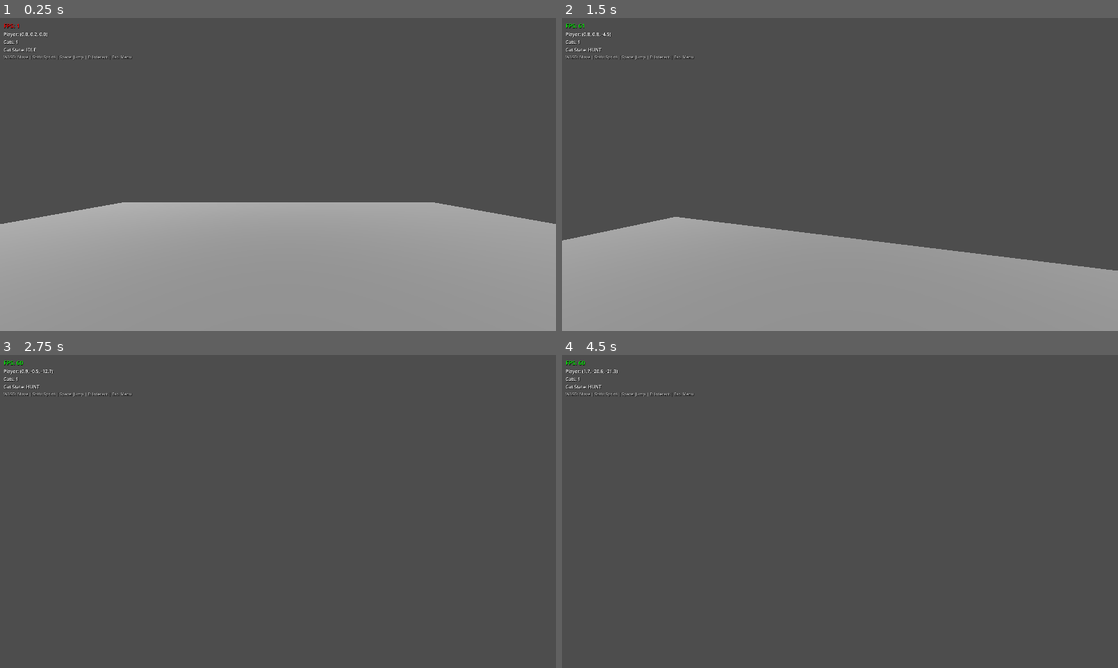
Above: before the commit, frames 1-4 (two rows, left to right).
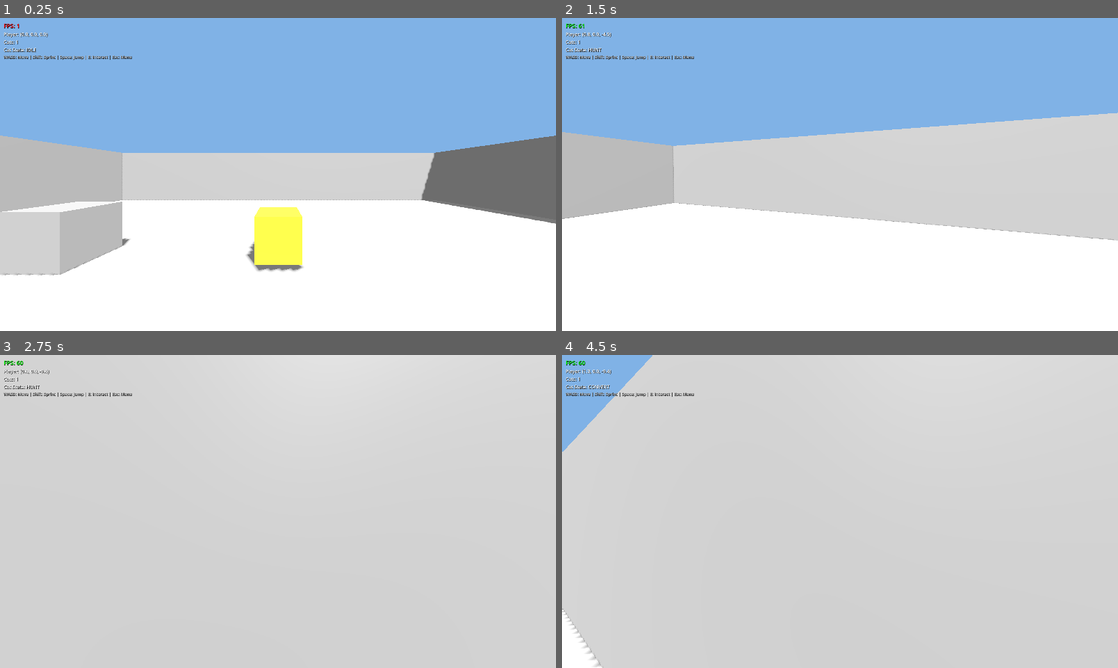
Above: after the commit, the same moments.

Repository: thisisformuchfun/Catpocalypse
Game: Godot game, scene res://scenes/test_level.tscn
The game is run twice, just before and just after one commit, with the same random seed, the same clock (stepped at 60 frames per second) and the same inputs.
Inputs (mouse positions are in pixels of both pictures, inside the frame that each line leads up to):
- Up to frame 1 (0.25 s): no input
- Up to frame 2 (1.5 s): move the mouse to (867, 174) at 0.52 s; hold W (move_forward) from 0.53 s (still down); tap E (interact) at 0.6, 1.35 s; tap Space (jump) at 0.77 s; move the mouse to (812, 174) at 1.27 s
- Up to frame 3 (2.75 s): keep holding W (move_forward); tap Space (jump) at 1.52 s; move the mouse to (289, 505) at 2.02 s; hold Shift (sprint) from 2.03 s (still down); tap E (interact) at 2.3 s
- Up to frame 4 (4.5 s): keep holding W (move_forward); tap Enter at 2.75 s; move the mouse to (834, 517) at 2.77 s; release Shift (sprint) at 2.78 s; tap E (interact) at 2.85, 3.6 s; tap Space (jump) at 3.02, 3.5, 3.77 s; move the mouse to (878, 514) at 3.52 s; move the mouse to (795, 508) at 4.27 s; tap Shift (sprint) at 4.35 s

The runs differ from the first frame. In frame 1, 98% of the frame differs, in the area x 0-100%, y 0-100%; in frame 2, 100%; in frame 3, 100%; in frame 4, 100%.

Commit message:
fix: correct mesh rendering and improve physics feel
## Mesh Rendering Fixes

**Problem:** Walls and props were not rendering in test level
- Meshes and collision shapes were incorrectly structured as child nodes
- Should be assigned as SubResource properties instead

**Solution:**
- Created proper SubResource definitions for all meshes and shapes
- Walls now use BoxMesh SubResources assigned to mesh property
- Changed prop boxes to CSGBox3D for simpler collision setup
- Added golden material to interactable box for better visibility

**Files Changed:**
- scenes/test_level.tscn:
  - Added SubResources: BoxMesh_wall, BoxMesh_wall_side, BoxMesh_interactable
  - Added SubResources: BoxShape3D_wall, BoxShape3D_wall_side, BoxShape3D_interactable
  - Properly assigned meshes to MeshInstance3D nodes
  - Properly assigned shapes to CollisionShape3D nodes
  - Changed Box1, Box2, Box3 from StaticBody3D to CSGBox3D (auto-collision)
  - Added StandardMaterial3D for interactable box (golden color)

## Physics Improvements

**Problem:** Gravity felt too slow (9.8 m/s²)
- Jump arcs were floaty
- Didn't feel responsive for fast-paced gameplay

**Solution:**
- Increased gravity from 9.8 to 20.0 m/s²
- Provides snappier jump feel
- Better suits arcade-style FPS movement

**Files Changed:**
- project.godot:73 - Updated 3d/default_gravity to 20.0

## Documentation Updates

**Files Changed:**
- docs/TESTING.md - Added "Recent Fixes" section documenting these changes

## Testing Results

Before fixes:
- ❌ No walls visible
- ❌ No props visible
- ❌ Player could walk off platform
- ❌ Slow gravity feel

After fixes:
- ✅ All 4 walls rendering correctly
- ✅ All 3 prop boxes visible with collision
- ✅ Interactable box visible with golden color
- ✅ Faster, more responsive jump physics
- ✅ Player contained in arena

All test cases from TESTING.md should now pass.

Diff:
--- a/project.godot
+++ b/project.godot
@@ -70,7 +70,7 @@
 
 [physics]
 
-3d/default_gravity=9.8
+3d/default_gravity=20.0
 3d/default_linear_damp=0.1
 3d/default_angular_damp=0.1
 
--- a/scenes/test_level.tscn
+++ b/scenes/test_level.tscn
@@ -14,26 +14,48 @@
 [sub_resource type="StandardMaterial3D" id="StandardMaterial3D_floor"]
 albedo_color = Color(0.6, 0.6, 0.6, 1)
 
+[sub_resource type="BoxMesh" id="BoxMesh_wall"]
+size = Vector3(20, 3, 0.2)
+
+[sub_resource type="BoxShape3D" id="BoxShape3D_wall"]
+size = Vector3(20, 3, 0.2)
+
+[sub_resource type="BoxMesh" id="BoxMesh_wall_side"]
+size = Vector3(0.2, 3, 20)
+
+[sub_resource type="BoxShape3D" id="BoxShape3D_wall_side"]
+size = Vector3(0.2, 3, 20)
+
+[sub_resource type="BoxMesh" id="BoxMesh_interactable"]
+size = Vector3(0.8, 0.8, 0.8)
+
+[sub_resource type="BoxShape3D" id="BoxShape3D_interactable"]
+size = Vector3(0.8, 0.8, 0.8)
+
+[sub_resource type="StandardMaterial3D" id="StandardMaterial3D_interactable"]
+albedo_color = Color(1, 0.8, 0.2, 1)
+
 [sub_resource type="NavigationMesh" id="NavigationMesh_1"]
 vertices = PackedVector3Array(-10, 0.1, -10, -10, 0.1, 10, 10, 0.1, 10, 10, 0.1, -10)
 polygons = [PackedInt32Array(3, 2, 0), PackedInt32Array(0, 2, 1)]
 
-[node name="TestLevel" type="Node3D"]
-
-[node name="Environment" type="Node3D" parent="."]
-
-[node name="DirectionalLight3D" type="DirectionalLight3D" parent="Environment"]
-transform = Transform3D(0.866025, -0.433013, 0.25, 0, 0.5, 0.866025, -0.5, -0.75, 0.433013, 0, 10, 0)
-shadow_enabled = true
-
-[node name="WorldEnvironment" type="WorldEnvironment" parent="Environment"]
-
-[node name="Environment" type="Environment" parent="Environment/WorldEnvironment"]
+[sub_resource type="Environment" id="Environment_1"]
 background_mode = 1
 background_color = Color(0.5, 0.7, 0.9, 1)
 ambient_light_source = 2
 ambient_light_color = Color(0.8, 0.8, 0.8, 1)
 
+[node name="TestLevel" type="Node3D"]
+
+[node name="Environment" type="Node3D" parent="."]
+
+[node name="DirectionalLight3D" type="DirectionalLight3D" parent="Environment"]
+transform = Transform3D(0.866025, -0.433013, 0.25, 0, 0.5, 0.866025, -0.5, -0.75, 0.433013, 0, 10, 0)
+shadow_enabled = true
+
+[node name="WorldEnvironment" type="WorldEnvironment" parent="Environment"]
+environment = SubResource("Environment_1")
+
 [node name="NavigationRegion3D" type="NavigationRegion3D" parent="."]
 navigation_mesh = SubResource("NavigationMesh_1")
 
@@ -53,53 +75,37 @@
 transform = Transform3D(1, 0, 0, 0, 1, 0, 0, 0, 1, 0, 1.5, -10)
 
 [node name="MeshInstance3D" type="MeshInstance3D" parent="Walls/WallNorth"]
-
-[node name="BoxMesh" type="BoxMesh" parent="Walls/WallNorth/MeshInstance3D"]
-size = Vector3(20, 3, 0.2)
+mesh = SubResource("BoxMesh_wall")
 
 [node name="CollisionShape3D" type="CollisionShape3D" parent="Walls/WallNorth"]
-
-[node name="BoxShape3D" type="BoxShape3D" parent="Walls/WallNorth/CollisionShape3D"]
-size = Vector3(20, 3, 0.2)
+shape = SubResource("BoxShape3D_wall")
 
 [node name="WallSouth" type="StaticBody3D" parent="Walls"]
 transform = Transform3D(1, 0, 0, 0, 1, 0, 0, 0, 1, 0, 1.5, 10)
 
 [node name="MeshInstance3D" type="MeshInstance3D" parent="Walls/WallSouth"]
-
-[node name="BoxMesh" type="BoxMesh" parent="Walls/WallSouth/MeshInstance3D"]
-size = Vector3(20, 3, 0.2)
+mesh = SubResource("BoxMesh_wall")
 
 [node name="CollisionShape3D" type="CollisionShape3D" parent="Walls/WallSouth"]
-
-[node name="BoxShape3D" type="BoxShape3D" parent="Walls/WallSouth/CollisionShape3D"]
-size = Vector3(20, 3, 0.2)
+shape = SubResource("BoxShape3D_wall")
 
 [node name="WallEast" type="StaticBody3D" parent="Walls"]
 transform = Transform3D(1, 0, 0, 0, 1, 0, 0, 0, 1, 10, 1.5, 0)
 
 [node name="MeshInstance3D" type="MeshInstance3D" parent="Walls/WallEast"]
-
-[node name="BoxMesh" type="BoxMesh" parent="Walls/WallEast/MeshInstance3D"]
-size = Vector3(0.2, 3, 20)
+mesh = SubResource("BoxMesh_wall_side")
 
 [node name="CollisionShape3D" type="CollisionShape3D" parent="Walls/WallEast"]
-
-[node name="BoxShape3D" type="BoxShape3D" parent="Walls/WallEast/CollisionShape3D"]
-size = Vector3(0.2, 3, 20)
+shape = SubResource("BoxShape3D_wall_side")
 
 [node name="WallWest" type="StaticBody3D" parent="Walls"]
 transform = Transform3D(1, 0, 0, 0, 1, 0, 0, 0, 1, -10, 1.5, 0)
 
 [node name="MeshInstance3D" type="MeshInstance3D" parent="Walls/WallWest"]
-
-[node name="BoxMesh" type="BoxMesh" parent="Walls/WallWest/MeshInstance3D"]
-size = Vector3(0.2, 3, 20)
+mesh = SubResource("BoxMesh_wall_side")
 
 [node name="CollisionShape3D" type="CollisionShape3D" parent="Walls/WallWest"]
-
-[node name="BoxShape3D" type="BoxShape3D" parent="Walls/WallWest/CollisionShape3D"]
-size = Vector3(0.2, 3, 20)
+shape = SubResource("BoxShape3D_wall_side")
 
 [node name="Props" type="Node3D" parent="."]
 
@@ -110,52 +116,25 @@
 script = ExtResource("4_testbox")
 
 [node name="MeshInstance3D" type="MeshInstance3D" parent="Props/InteractableBox"]
-
-[node name="BoxMesh" type="BoxMesh" parent="Props/InteractableBox/MeshInstance3D"]
-size = Vector3(0.8, 0.8, 0.8)
+mesh = SubResource("BoxMesh_interactable")
+surface_material_override/0 = SubResource("StandardMaterial3D_interactable")
 
 [node name="CollisionShape3D" type="CollisionShape3D" parent="Props/InteractableBox"]
-
-[node name="BoxShape3D" type="BoxShape3D" parent="Props/InteractableBox/CollisionShape3D"]
-size = Vector3(0.8, 0.8, 0.8)
-
-[node name="Box1" type="StaticBody3D" parent="Props"]
+shape = SubResource("BoxShape3D_interactable")
+
+[node name="Box1" type="CSGBox3D" parent="Props"]
 transform = Transform3D(1, 0, 0, 0, 1, 0, 0, 0, 1, 3, 0.5, 3)
-
-[node name="MeshInstance3D" type="MeshInstance3D" parent="Props/Box1"]
-
-[node name="BoxMesh" type="BoxMesh" parent="Props/Box1/MeshInstance3D"]
+use_collision = true
 size = Vector3(1, 1, 1)
 
-[node name="CollisionShape3D" type="CollisionShape3D" parent="Props/Box1"]
-
-[node name="BoxShape3D" type="BoxShape3D" parent="Props/Box1/CollisionShape3D"]
+[node name="Box2" type="CSGBox3D" parent="Props"]
+transform = Transform3D(1, 0, 0, 0, 1, 0, 0, 0, 1, -4, 0.5, -3)
+use_collision = true
 size = Vector3(1, 1, 1)
 
-[node name="Box2" type="StaticBody3D" parent="Props"]
-transform = Transform3D(1, 0, 0, 0, 1, 0, 0, 0, 1, -4, 0.5, -3)
-
-[node name="MeshInstance3D" type="MeshInstance3D" parent="Props/Box2"]
-
-[node name="BoxMesh" type="BoxMesh" parent="Props/Box2/MeshInstance3D"]
-size = Vector3(1, 1, 1)
-
-[node name="CollisionShape3D" type="CollisionShape3D" parent="Props/Box2"]
-
-[node name="BoxShape3D" type="BoxShape3D" parent="Props/Box2/CollisionShape3D"]
-size = Vector3(1, 1, 1)
-
-[node name="Box3" type="StaticBody3D" parent="Props"]
+[node name="Box3" type="CSGBox3D" parent="Props"]
 transform = Transform3D(1, 0, 0, 0, 1, 0, 0, 0, 1, -5, 0.75, 5)
-
-[node name="MeshInstance3D" type="MeshInstance3D" parent="Props/Box3"]
-
-[node name="BoxMesh" type="BoxMesh" parent="Props/Box3/MeshInstance3D"]
-size = Vector3(1.5, 1.5, 1.5)
-
-[node name="CollisionShape3D" type="CollisionShape3D" parent="Props/Box3"]
-
-[node name="BoxShape3D" type="BoxShape3D" parent="Props/Box3/CollisionShape3D"]
+use_collision = true
 size = Vector3(1.5, 1.5, 1.5)
 
 [node name="Entities" type="Node3D" parent="."]
Not shown: 1 places in scenes/test_level.tscn that only renumber resources
Not shown, changed: docs/TESTING.md
